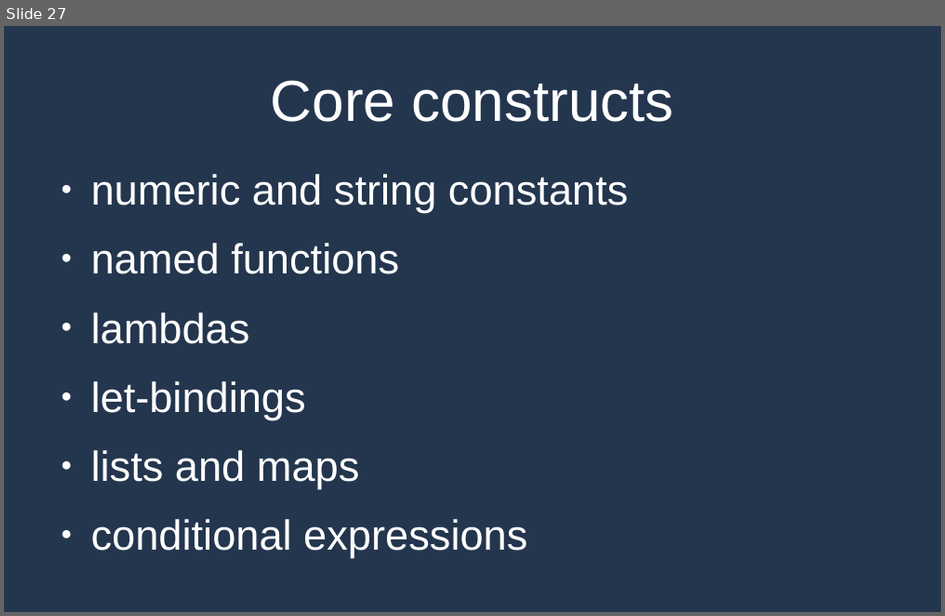
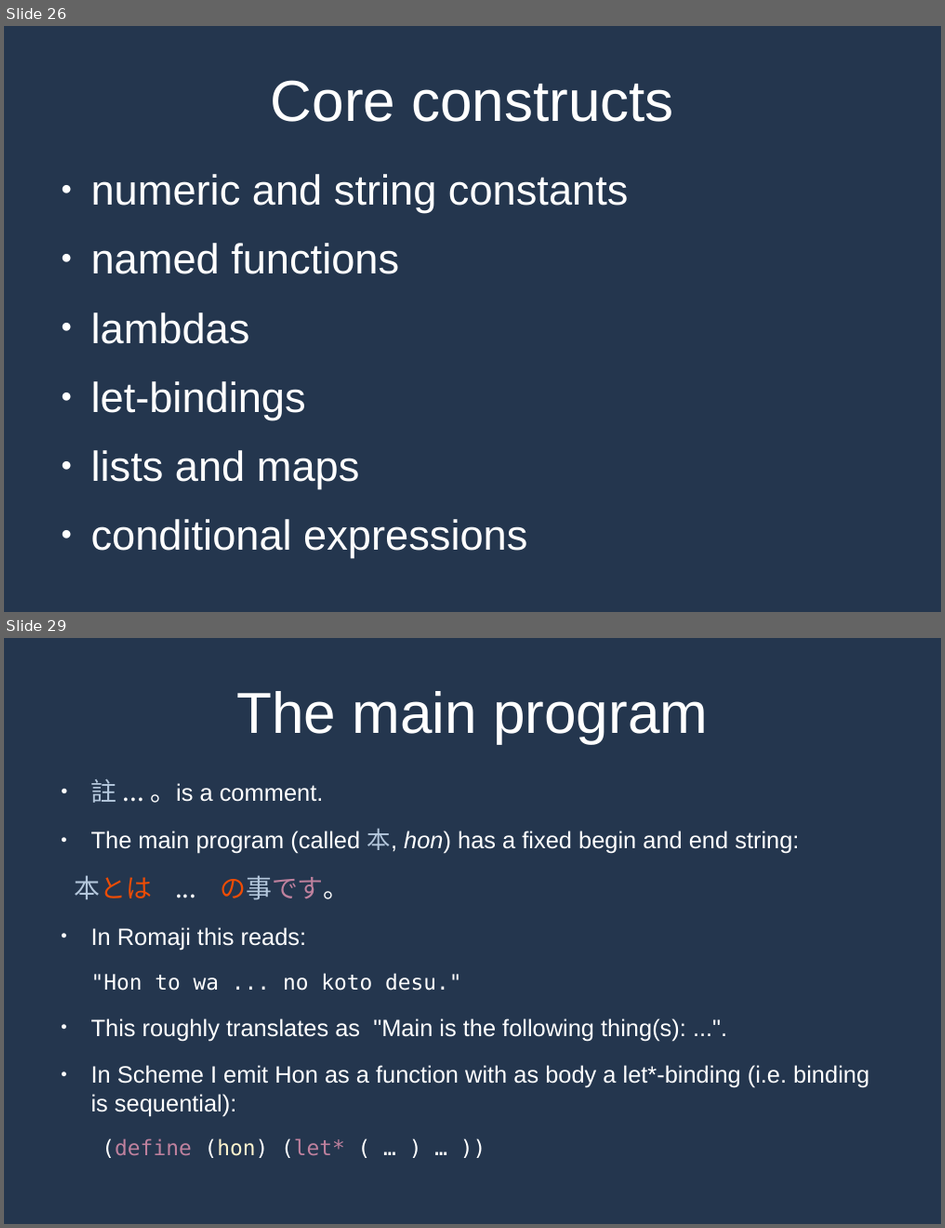
Before and after one commit to MrPicklePinosaur/haku, a slide deck: haku-talk/haku-talk.odp. Shown one above the other, each under a label of ours: slide 27 before the commit, slides 26 and 29 after it; the slides between them are not shown. The pictures are 945x616 and 945x1228 pixels, drawn with LibreOffice and Linux fonts; fonts in the diff are those of the drawing. Boxes give left, top, right and bottom in pixels: in the first picture for what was removed or moved away, otherwise in the second. Text is boxed around its words. In the diff, an @@ line names an element or a change of style, - is before the commit and + after.

```diff
--- a/haku-talk/haku-talk.odp
+++ b/haku-talk/haku-talk.odp
@@ slide 29 added at bbox=[4, 638, 941, 1224], background #24364E @@
@@ title added at bbox=[237, 691, 708, 743], 48.9 pt, text #FFFFFF @@
+The main program
@@ text added at bbox=[74, 779, 870, 1158], 20 pt, text #FFFFFF @@
+● 註 ... 。is a comment.
+● The main program (called 本, hon) has a fixed begin and end string:
+本とは ... の事です。
+● In Romaji this reads:
+"Hon to wa ... no koto desu."
+● This roughly translates as "Main is the following thing(s): ...".
+● In Scheme I emit Hon as a function with as body a let*-binding (i.e. binding is sequential):
+(define (hon) (let* ( … ) … ))
@@ what was slide 27 is now slide 26 @@
```
Also in this commit, not shown: 3 slides changed, 12 other slides added, 1 slide removed, 2 other files.
